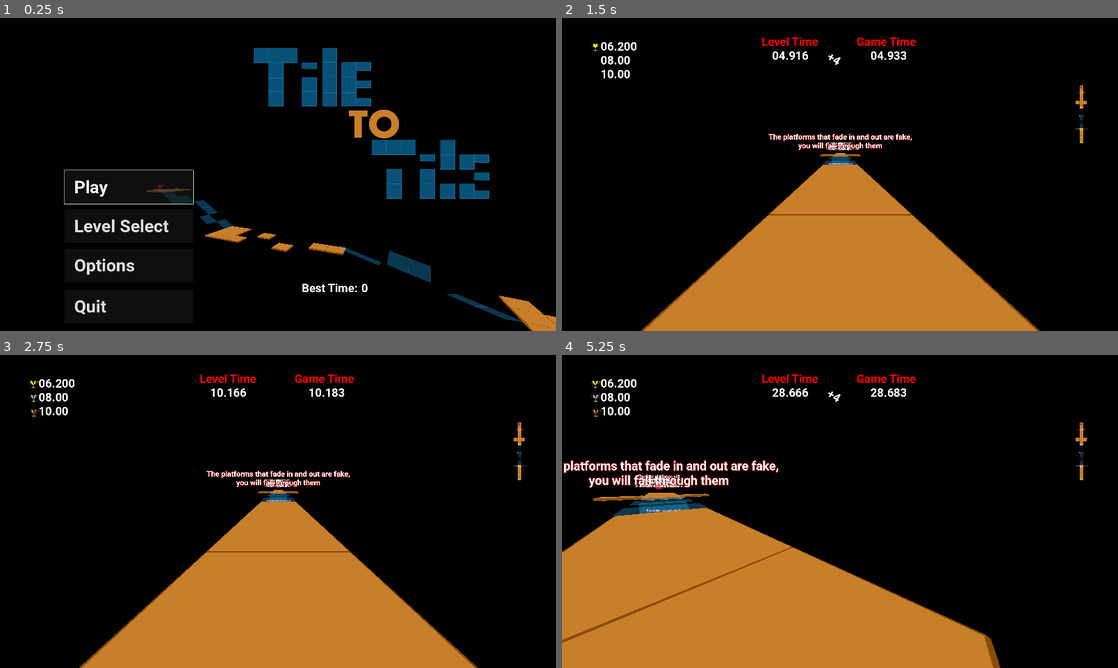
Above: before the commit, frames 1-4 (two rows, left to right).
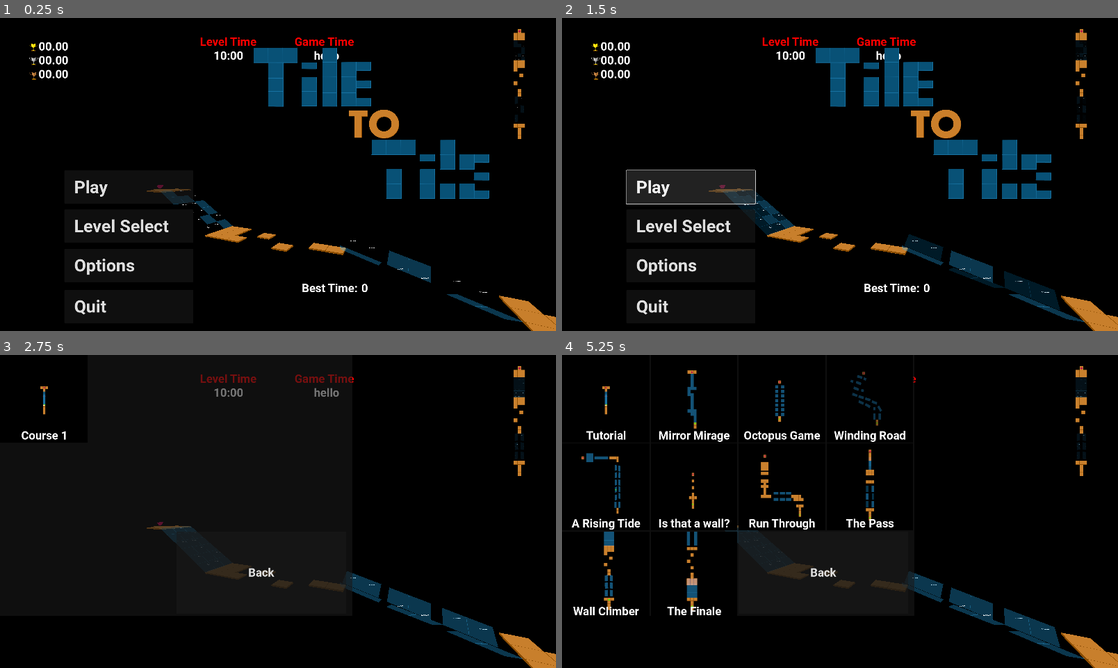
Above: after the commit, the same moments.

Repository: Seanmus/TileToTile
Game: Godot game, scene res://Worlds/title.tscn
Same seed, same stepped clock (60 frames per second), same inputs: the game is played once before the commit and once after it.
Inputs (mouse positions are in pixels of both pictures, inside the frame that each line leads up to):
- Up to frame 1 (0.25 s): no input
- Up to frame 2 (1.5 s): click "Play" at 0.5 s; click (689, 187) at 1.25 s, where only the run after the commit has a clickable "Play"
- Up to frame 3 (2.75 s): click (127, 561) at 2 s, where only the run after the commit has a clickable "Level Select"
- Up to frame 4 (5.25 s): click (606, 398) at 2.75 s, where only the run after the commit has a clickable "Course 1"; click (695, 398) at 3.5 s, where only the run after the commit has a clickable "Mirror Mirage"; click (778, 398) at 4.25 s, where only the run after the commit has a clickable "Octopus Game"; click (867, 398) at 5 s, where only the run after the commit has a clickable "Winding Road"

The runs differ from the first frame. In frame 1, 1.0% of the frame differs, in the area x 5-95%, y 3-88%; in frame 2, 31%; in frame 3, 25%; in frame 4, 36%, in the area x 0-100%, y 3-100%.
Error after the commit: Parse Error: Identifier "Steam" not declared in the current scope. (res://Manager.gd:28)

Commit message:
Added steam integration

Diff:
--- a/Manager.gd
+++ b/Manager.gd
@@ -17,11 +17,37 @@
 var verticalMouseLocked = true
 var mouseSensitivity = 0.0015
 
+var AppID = "3045000"
+
+var boardHandle : int
+var leaderboard_handle
+
+func _init():
+	OS.set_environment("SteamAppID", AppID)
+	OS.set_environment("SteamGameID", AppID)
+	Steam.leaderboard_find_result.connect(_on_leaderboard_find_result)
+
+
+
 
 func _ready():
 	AudioServer.set_bus_volume_db(audioBus, -30)
+	Steam.steamInit()
+	var isRunning = Steam.isSteamRunning()
+	if !isRunning:
+		print("Error: Steam not running")
+		return
+	print("Steam is running")
+
+	var id = Steam.getSteamID()
+	var name = Steam.getFriendPersonaName(id)
+	print(name)
+	Steam.findLeaderboard("HighScore")
+	Steam.uploadLeaderboardScore(1090)
+
 
 func _physics_process(delta):
+
 	totalTime += delta
 	roundTime += delta
 
@@ -34,3 +60,26 @@
 	roundTime += showPlatformTime
 	addTime.emit()
 	resetPlatforms.emit()
+
+func _SetAchievement(ACH):
+	var status = Steam.getAchievement(ACH)
+	if status["achieved"]:
+		print("Already Unlocked")
+		return
+	Steam.setAchievement(ACH)
+	print("UnlockedAchievement " + ACH)
+
+func leaderboard_result(handle: int, found: int) -> void:
+	print("called")
+	if found:
+		boardHandle = handle
+		print("Leaderboard found!")
+	else:
+		print("Leaderboard not found!")
+
+func _on_leaderboard_find_result(handle: int, found: int) -> void:
+	if found == 1:
+		leaderboard_handle = handle
+		print("Leaderboard handle found: %s" % leaderboard_handle)
+	else:
+		print("No handle was found")
--- /dev/null
+++ b/Worlds/2-1.tscn
@@ -0,0 +1,59 @@
+[gd_scene load_steps=9 format=3 uid="uid://b7asy42tmnhtc"]
+
+[ext_resource type="PackedScene" uid="uid://dkcvjwut8lemu" path="res://WorldBlocks/platform.tscn" id="1_uipnd"]
+[ext_resource type="PackedScene" uid="uid://dpaqrwtjbvv7l" path="res://Player/player.tscn" id="2_l6ilt"]
+[ext_resource type="PackedScene" uid="uid://ddjglid8xjiwg" path="res://WorldBlocks/death.tscn" id="3_qis5u"]
+[ext_resource type="PackedScene" uid="uid://cgxwmwtpno0c0" path="res://WorldBlocks/disappearing_glassPlatform.tscn" id="4_mrrlg"]
+[ext_resource type="PackedScene" uid="uid://dj3o42c3ybu2e" path="res://WorldBlocks/glass.tscn" id="5_6j7gk"]
+[ext_resource type="PackedScene" uid="uid://c776e2jroe45l" path="res://gem.tscn" id="6_vp2va"]
+[ext_resource type="PackedScene" uid="uid://bl8q08srqwu41" path="res://WorldEnvironmentDark.tscn" id="7_m6js6"]
+[ext_resource type="PackedScene" uid="uid://yxow118ygwwj" path="res://WorldBlocks/glassRotating.tscn" id="8_tswvx"]
+
+[node name="World" type="Node3D"]
+
+[node name="Platform" parent="." instance=ExtResource("1_uipnd")]
+
+[node name="Platform4" parent="." instance=ExtResource("1_uipnd")]
+transform = Transform3D(2, 0, 0, 0, 2, 0, 0, 0, 2, -8, 0, 0)
+
+[node name="Platform3" parent="." instance=ExtResource("1_uipnd")]
+transform = Transform3D(2, 0, 0, 0, 2, 0, 0, 0, 2, 2, 0, 0)
+
+[node name="Platform2" parent="." instance=ExtResource("1_uipnd")]
+transform = Transform3D(2, 0, 0, 0, 2, 0, 0, 0, 2, -26, 0, 0)
+
+[node name="Player" parent="." instance=ExtResource("2_l6ilt")]
+transform = Transform3D(-1.63296e-08, 0, 0.373579, 0, 0.373579, 0, -0.373579, 0, -1.63296e-08, 2.24117, 0.852064, 0)
+
+[node name="death" parent="." instance=ExtResource("3_qis5u")]
+transform = Transform3D(210.972, 0, 0, 0, 7.66789, 0, 0, 0, 125.944, 0, -9.69432, 0)
+
+[node name="DisappearingPlatform2" parent="." instance=ExtResource("4_mrrlg")]
+transform = Transform3D(1, 0, 0, 0, 1, 0, 0, 0, 1, -19, 0, 2)
+
+[node name="DisappearingPlatform3" parent="." instance=ExtResource("4_mrrlg")]
+transform = Transform3D(1, 0, 0, 0, 1, 0, 0, 0, 1, -23, 0, -2)
+
+[node name="Glass2" parent="." instance=ExtResource("5_6j7gk")]
+transform = Transform3D(2, 0, 0, 0, 2, 0, 0, 0, 2, -19, 0, -2)
+
+[node name="Glass3" parent="." instance=ExtResource("5_6j7gk")]
+transform = Transform3D(2, 0, 0, 0, 2, 0, 0, 0, 2, -23, 0, 2)
+
+[node name="gem" parent="." instance=ExtResource("6_vp2va")]
+transform = Transform3D(1, 0, 0, 0, 1, 0, 0, 0, 1, -26.0798, 0.377667, -0.0542038)
+nextLevel = "octopusGame2"
+
+[node name="WorldEnvironment" parent="." instance=ExtResource("7_m6js6")]
+
+[node name="Glass4" parent="." instance=ExtResource("8_tswvx")]
+transform = Transform3D(2, 0, 0, 0, 2, 0, 0, 0, 2, -4, 0, 0)
+
+[node name="Glass5" parent="." instance=ExtResource("8_tswvx")]
+transform = Transform3D(2, 0, 0, 0, 2, 0, 0, 0, 2, -12, 0, 0)
+
+[node name="Glass6" parent="." instance=ExtResource("8_tswvx")]
+transform = Transform3D(2, 0, 0, 0, 2, 0, 0, 0, 2, -15, 0, 2)
+
+[node name="Glass7" parent="." instance=ExtResource("8_tswvx")]
+transform = Transform3D(2, 0, 0, 0, 2, 0, 0, 0, 2, -15, 0, -2)
--- a/Worlds/octopusGame9.tscn
+++ /dev/null
@@ -1,59 +0,0 @@
-[gd_scene load_steps=9 format=3 uid="uid://b7asy42tmnhtc"]
-
-[ext_resource type="PackedScene" uid="uid://dkcvjwut8lemu" path="res://WorldBlocks/platform.tscn" id="1_3grja"]
-[ext_resource type="PackedScene" uid="uid://dpaqrwtjbvv7l" path="res://Player/player.tscn" id="2_uuqa3"]
-[ext_resource type="PackedScene" uid="uid://cgxwmwtpno0c0" path="res://WorldBlocks/disappearing_glassPlatform.tscn" id="4_73tut"]
-[ext_resource type="PackedScene" uid="uid://ddjglid8xjiwg" path="res://WorldBlocks/death.tscn" id="4_gj4ud"]
-[ext_resource type="PackedScene" uid="uid://dj3o42c3ybu2e" path="res://WorldBlocks/glass.tscn" id="5_jefni"]
-[ext_resource type="PackedScene" uid="uid://c776e2jroe45l" path="res://gem.tscn" id="6_c8urb"]
-[ext_resource type="PackedScene" uid="uid://bl8q08srqwu41" path="res://WorldEnvironmentDark.tscn" id="7_hoykp"]
-[ext_resource type="PackedScene" uid="uid://yxow118ygwwj" path="res://WorldBlocks/glassRotating.tscn" id="8_a7oai"]
-
-[node name="World" type="Node3D"]
-
-[node name="Platform" parent="." instance=ExtResource("1_3grja")]
-
-[node name="Platform4" parent="." instance=ExtResource("1_3grja")]
-transform = Transform3D(2, 0, 0, 0, 2, 0, 0, 0, 2, -8, 0, 0)
-
-[node name="Platform3" parent="." instance=ExtResource("1_3grja")]
-transform = Transform3D(2, 0, 0, 0, 2, 0, 0, 0, 2, 2, 0, 0)
-
-[node name="Platform2" parent="." instance=ExtResource("1_3grja")]
-transform = Transform3D(2, 0, 0, 0, 2, 0, 0, 0, 2, -26, 0, 0)
-
-[node name="Player" parent="." instance=ExtResource("2_uuqa3")]
-transform = Transform3D(-1.63296e-08, 0, 0.373579, 0, 0.373579, 0, -0.373579, 0, -1.63296e-08, 2.24117, 0.852064, 0)
-
-[node name="death" parent="." instance=ExtResource("4_gj4ud")]
-transform = Transform3D(210.972, 0, 0, 0, 7.66789, 0, 0, 0, 125.944, 0, -9.69432, 0)
-
-[node name="DisappearingPlatform2" parent="." instance=ExtResource("4_73tut")]
-transform = Transform3D(1, 0, 0, 0, 1, 0, 0, 0, 1, -19, 0, 2)
-
-[node name="DisappearingPlatform3" parent="." instance=ExtResource("4_73tut")]
-transform = Transform3D(1, 0, 0, 0, 1, 0, 0, 0, 1, -23, 0, -2)
-
-[node name="Glass2" parent="." instance=ExtResource("5_jefni")]
-transform = Transform3D(2, 0, 0, 0, 2, 0, 0, 0, 2, -19, 0, -2)
-
-[node name="Glass3" parent="." instance=ExtResource("5_jefni")]
-transform = Transform3D(2, 0, 0, 0, 2, 0, 0, 0, 2, -23, 0, 2)
-
-[node name="gem" parent="." instance=ExtResource("6_c8urb")]
-transform = Transform3D(1, 0, 0, 0, 1, 0, 0, 0, 1, -26.0798, 0.377667, -0.0542038)
-nextLevel = "octopusGame2"
-
-[node name="WorldEnvironment" parent="." instance=ExtResource("7_hoykp")]
-
-[node name="Glass4" parent="." instance=ExtResource("8_a7oai")]
-transform = Transform3D(2, 0, 0, 0, 2, 0, 0, 0, 2, -4, 0, 0)
-
-[node name="Glass5" parent="." instance=ExtResource("8_a7oai")]
-transform = Transform3D(2, 0, 0, 0, 2, 0, 0, 0, 2, -12, 0, 0)
-
-[node name="Glass6" parent="." instance=ExtResource("8_a7oai")]
-transform = Transform3D(2, 0, 0, 0, 2, 0, 0, 0, 2, -15, 0, 2)
-
-[node name="Glass7" parent="." instance=ExtResource("8_a7oai")]
-transform = Transform3D(2, 0, 0, 0, 2, 0, 0, 0, 2, -15, 0, -2)
--- a/endLevel.gd
+++ b/endLevel.gd
@@ -13,6 +13,11 @@
 		WinSound.play()
 		var map = get_parent()
 		print(map.name)
+
+		if Ui.GoldTime > Manager.roundTime:
+			var ACH = "ACH_FirstGold"
+			Manager._SetAchievement(ACH)
+
 		Manager._MapFinished()
 		call_deferred("_nextScene")
 		Manager.roundTime = 0
--- a/project.godot
+++ b/project.godot
@@ -26,7 +26,6 @@
 
 window/size/viewport_width=1920
 window/size/viewport_height=1080
-window/size/mode=3
 window/stretch/mode="viewport"
 
 [editor]
@@ -113,4 +112,6 @@
 
 [rendering]
 
+renderer/rendering_method="gl_compatibility"
+renderer/rendering_method.mobile="gl_compatibility"
 vulkan/rendering/back_end=1
Not shown, added: addons/godotsteam/godotsteam.gdextension
Not shown, added: addons/godotsteam/linux32/libgodotsteam.debug.x86_32.so
Not shown, added: addons/godotsteam/linux32/libgodotsteam.x86_32.so
Not shown, added: addons/godotsteam/linux32/libsteam_api.so
Not shown, added: addons/godotsteam/linux64/libgodotsteam.debug.x86_64.so
Not shown, added: addons/godotsteam/linux64/libgodotsteam.x86_64.so
Not shown, added: addons/godotsteam/linux64/libsteam_api.so
Not shown, added: addons/godotsteam/osx/libgodotsteam.debug.framework/Resources/Info.plist
Not shown, added: addons/godotsteam/osx/libgodotsteam.debug.framework/libgodotsteam.debug
Not shown, added: addons/godotsteam/osx/libgodotsteam.debug.framework/libsteam_api.dylib
Not shown, added: addons/godotsteam/osx/libgodotsteam.framework/Resources/Info.plist
Not shown, added: addons/godotsteam/osx/libgodotsteam.framework/libgodotsteam
(and 9 more such lines)
